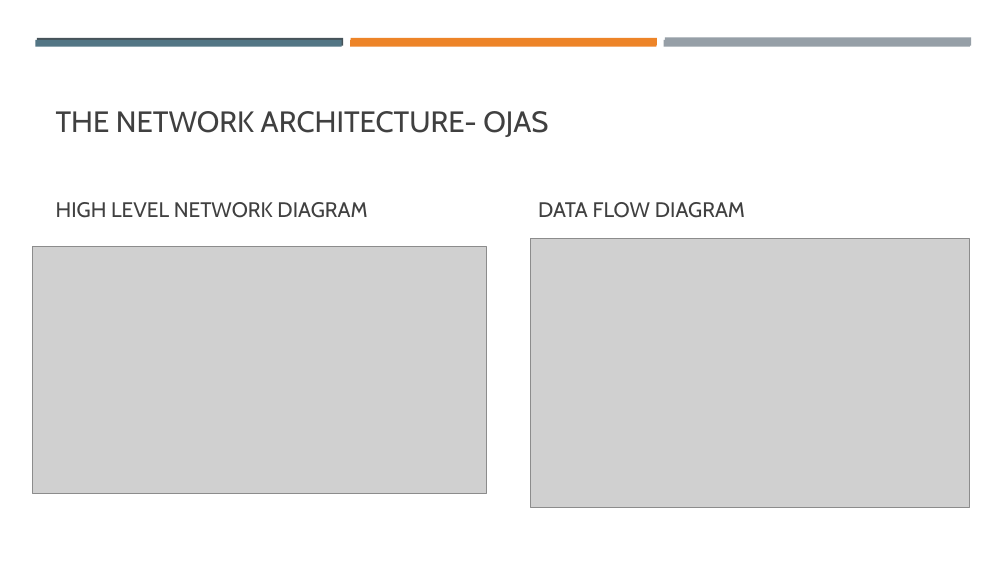
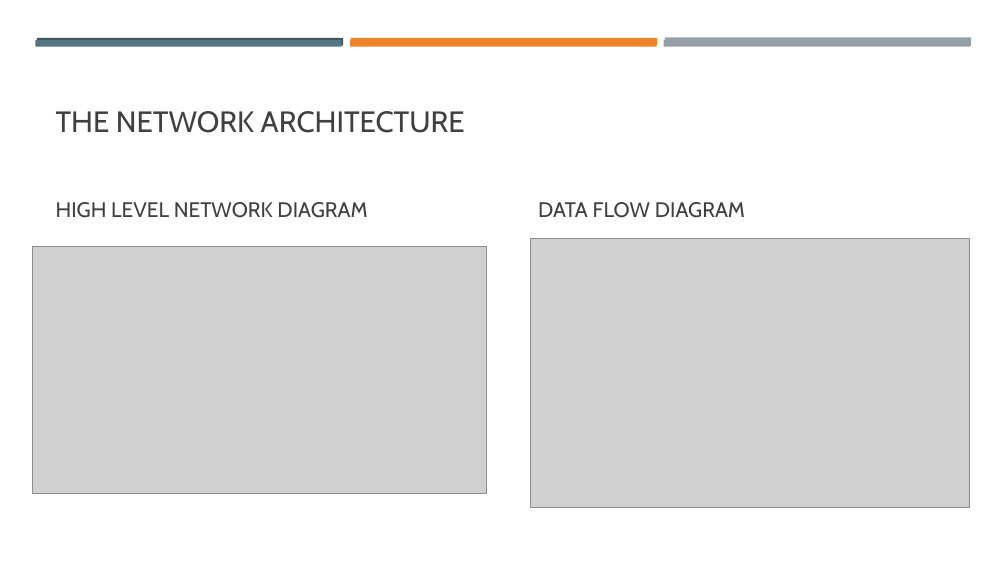
Before and after one commit to opandey1/Group6-Cloud-Network-Assessment, a slide deck: slide 4 of presentation/Cloud Network Security Threat Analysis.pptx. Drawn at 1008x567 pixels with LibreOffice and Linux fonts; fonts in the diff are those of the drawing; grey boxes stand for pictures. Boxes give left, top, right and bottom in pixels: in the first picture for what was removed or moved away, otherwise in the second. Text is boxed around its words. In the diff, an @@ line names an element or a change of style, - is before the commit and + after.

```diff
--- a/presentation/Cloud Network Security Threat Analysis.pptx
+++ b/presentation/Cloud Network Security Threat Analysis.pptx
@@ title at box(56, 111, 465, 133): text changed @@
-THE NETWORK ARCHITECTURE- OJAS
+THE NETWORK ARCHITECTURE
```
Also in this commit, not shown: 2 other slides changed.
